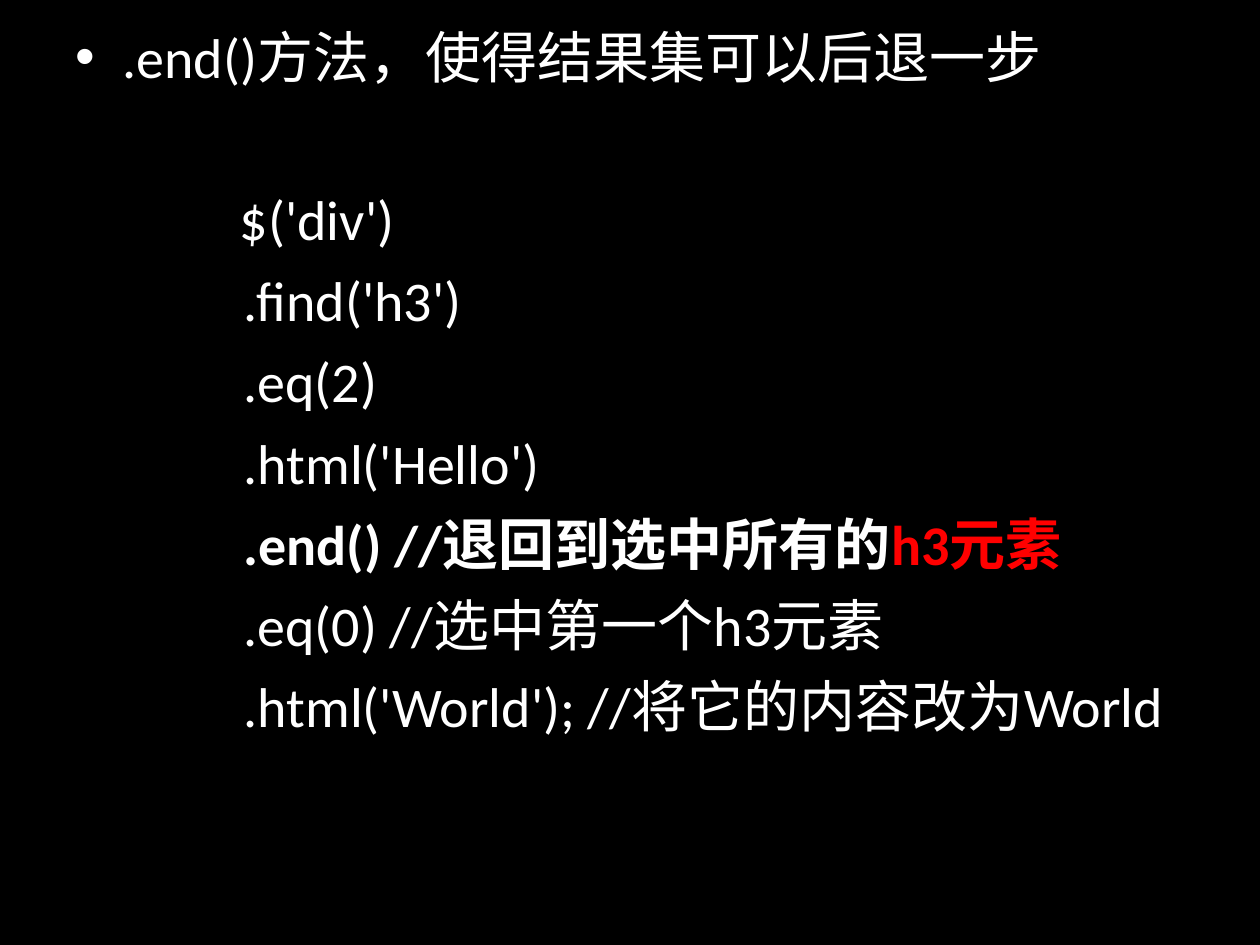
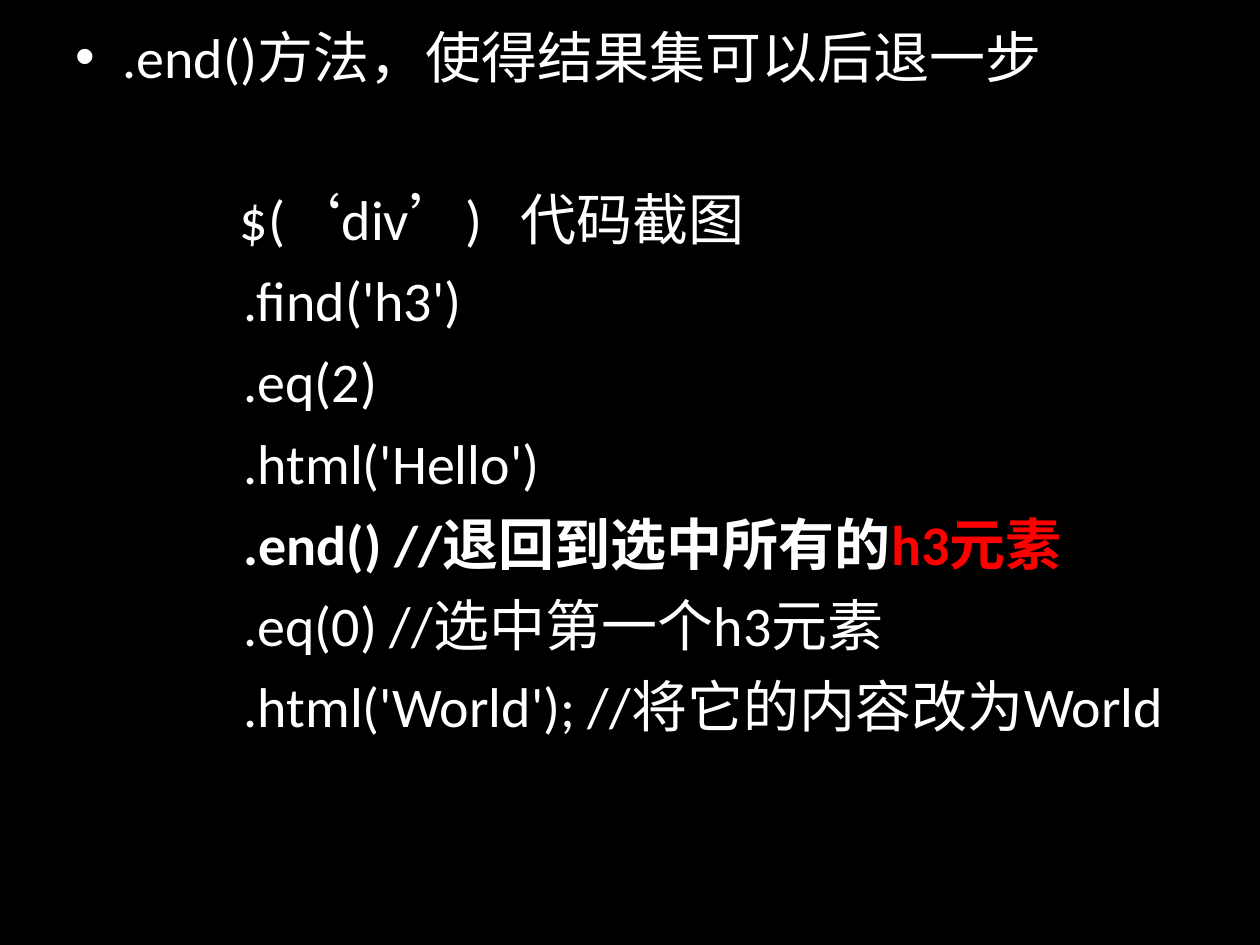
Before and after one commit to jianganglu/share-jquery-basic, a slide deck: slide 12 of jQuery基础应用.ppt (slide 18 before the commit). Drawn at 1260x945 pixels with LibreOffice and Linux fonts; fonts in the diff are those of the drawing. Boxes give left, top, right and bottom in pixels: in the first picture for what was removed or moved away, otherwise in the second. Text is boxed around its words. In the diff, an @@ line names an element or a change of style, - is before the commit and + after.

```diff
--- a/jQuery基础应用.ppt
+++ b/jQuery基础应用.ppt
@@ text at (x1=240, y1=193, x2=744, y2=248): text changed @@
-$('div')
+$(‘div’) 代码截图
```
Also in this commit, not shown: 4 other slides changed, 1 slide added, 12 slides removed, 1 other file.
